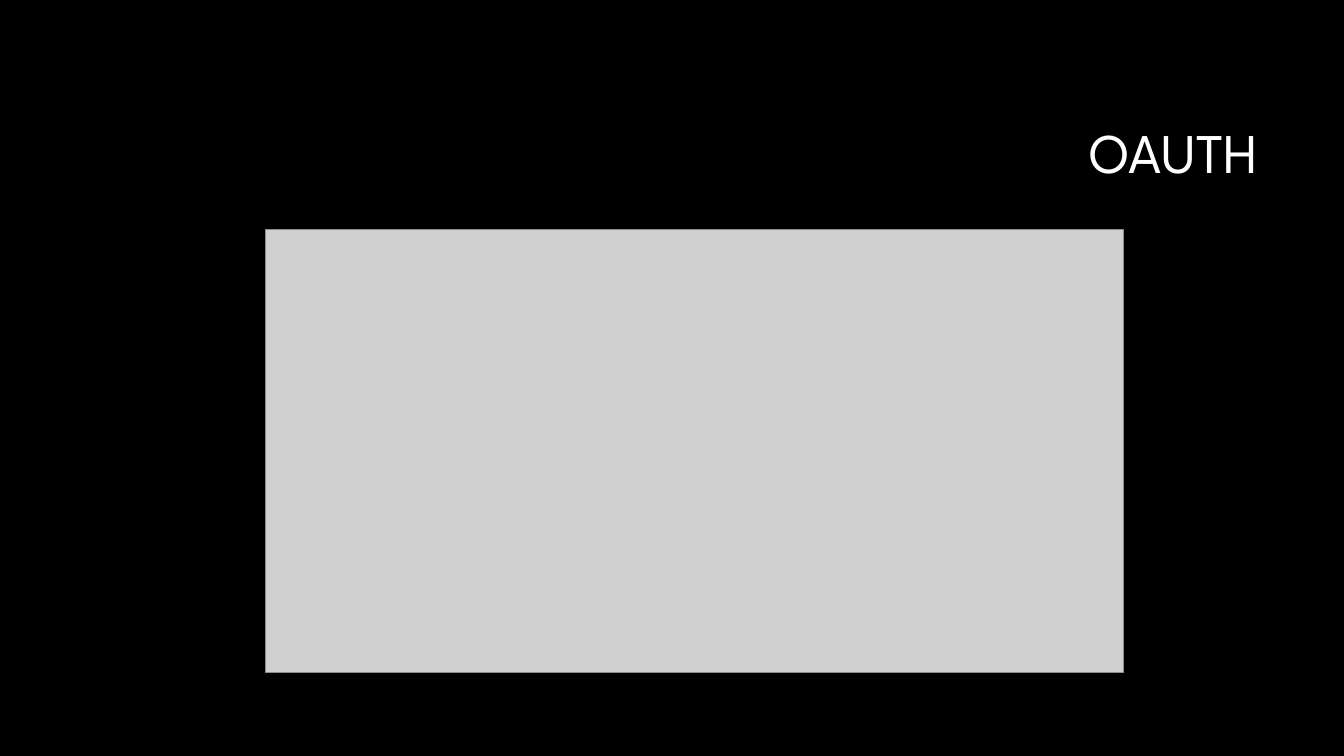
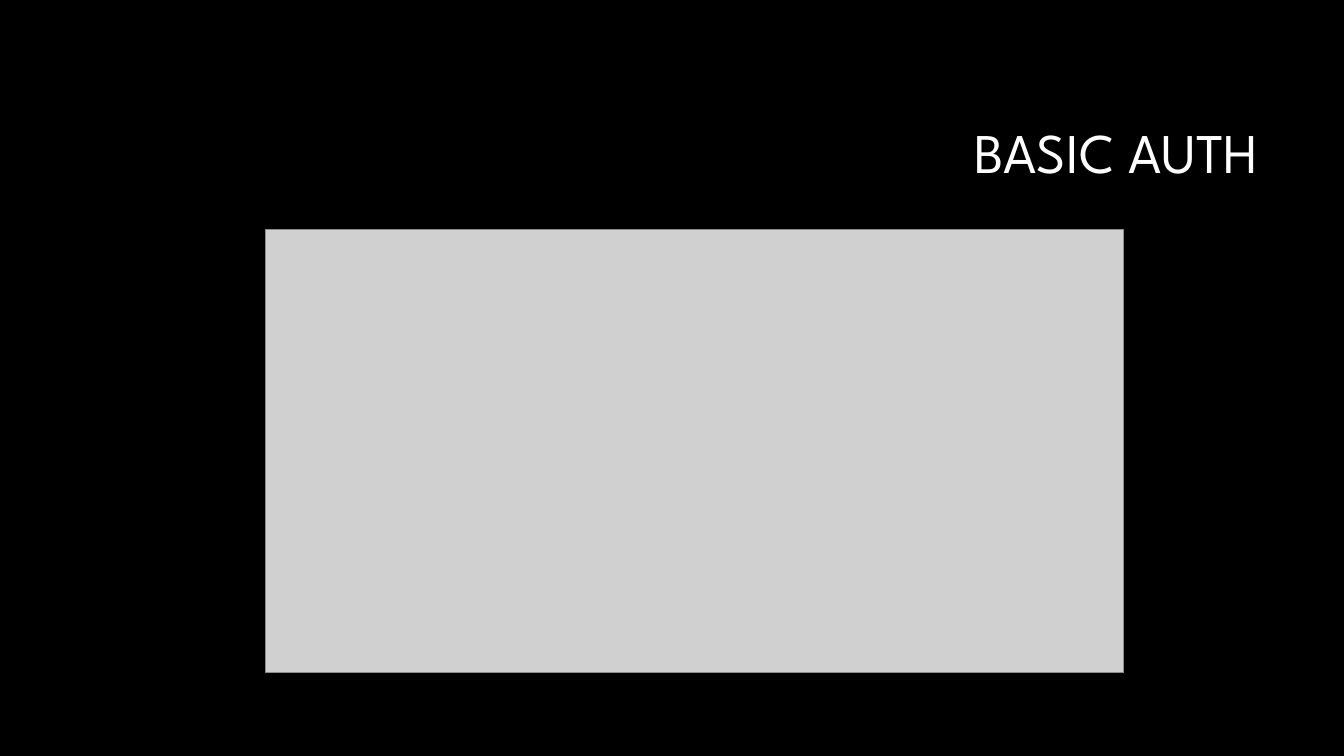
Before and after one commit to 1819-5ahif-nvs/1819-5ahif-nvs-assignment04-referate-DaStanzel, a slide deck: slide 3 of Auth.pptx. Drawn at 1344x756 pixels with LibreOffice and Linux fonts; fonts in the diff are those of the drawing; grey boxes stand for pictures; background and template pictures are left out. Boxes give left, top, right and bottom in pixels: in the first picture for what was removed or moved away, otherwise in the second. Text is boxed around its words. In the diff, an @@ line names an element or a change of style, - is before the commit and + after.

```diff
--- a/Auth.pptx
+++ b/Auth.pptx
@@ title at bbox=[974, 135, 1258, 174]: text changed @@
-OAUTH
+BASIC AUTH
```
Also in this commit, not shown: 1 other slide changed, 4 other files.
